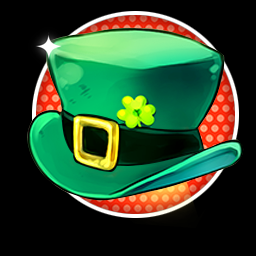
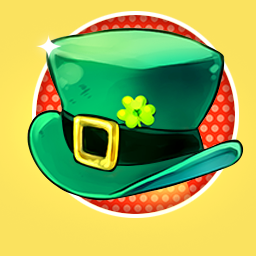
Layer changes from the first 256px x 256px image to the second:
painted on "Layer 1" over 0, 0, 256, 256
